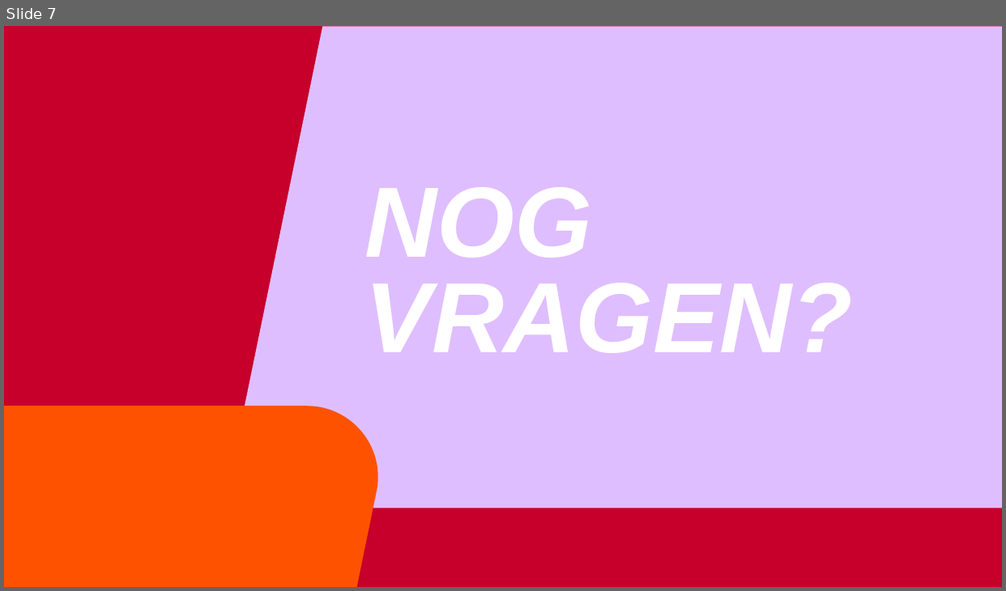
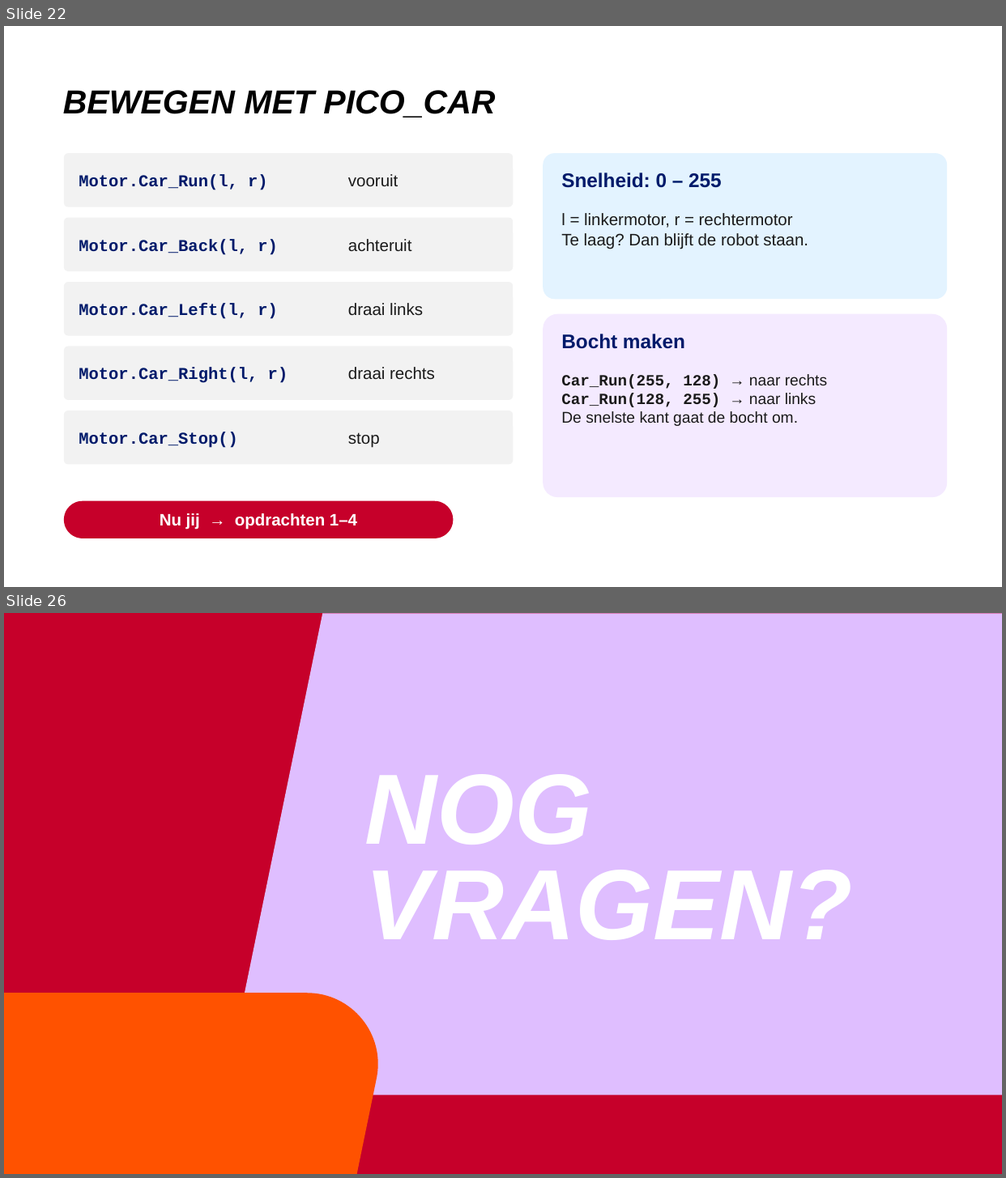
Before and after one commit to AvansMechatronica/vabokCursusRoboticaMetPython, a slide deck: presentaties/les3.pptx. Shown one above the other, each under a label of ours: slide 7 before the commit, slides 22 and 26 after it; the slides between them are not shown. The pictures are 1006x591 and 1006x1178 pixels, drawn with LibreOffice and Linux fonts; fonts in the diff are those of the drawing; background and template pictures are left out. Boxes give left, top, right and bottom in pixels: in the first picture for what was removed or moved away, otherwise in the second. Text is boxed around its words. In the diff, an @@ line names an element or a change of style, - is before the commit and + after.

```diff
--- a/presentaties/les3.pptx
+++ b/presentaties/les3.pptx
@@ slide 22 added at [4, 26, 1002, 587], background #FFFFFF @@
@@ title added at [63, 90, 495, 118], 32 pt, text #000000, bold, italic @@
+BEWEGEN MET PICO_CAR
@@ rounded rectangle added at [64, 153, 513, 207], fill #F2F2F2 @@
@@ rounded rectangle added at [543, 153, 948, 299], fill #E3F3FF @@
@@ text added at [79, 174, 268, 190], 16 pt, text #001A6A, bold @@
+Motor.Car_Run(l, r)
@@ text added at [348, 174, 398, 186], 16 pt, text #1A1A1A @@
+vooruit
@@ text added at [561, 173, 722, 188], 19 pt, text #001A6A, bold @@
+Snelheid: 0 – 255
@@ rounded rectangle added at [64, 218, 513, 271], fill #F2F2F2 @@
@@ text added at [561, 213, 808, 250], 16 pt, text #1A1A1A @@
+l = linkermotor, r = rechtermotor
+Te laag? Dan blijft de robot staan.
@@ text added at [79, 239, 278, 255], 16 pt, text #001A6A, bold @@
+Motor.Car_Back(l, r)
@@ text added at [348, 239, 411, 251], 16 pt, text #1A1A1A @@
+achteruit
@@ rounded rectangle added at [64, 282, 513, 336], fill #F2F2F2 @@
@@ text added at [79, 303, 278, 319], 16 pt, text #001A6A, bold @@
+Motor.Car_Left(l, r)
@@ text added at [348, 303, 423, 315], 16 pt, text #1A1A1A @@
+draai links
@@ rounded rectangle added at [543, 314, 948, 497], fill #F4EAFF @@
@@ text added at [561, 334, 685, 349], 19 pt, text #001A6A, bold @@
+Bocht maken
@@ rounded rectangle added at [64, 347, 513, 400], fill #F2F2F2 @@
@@ text added at [79, 368, 288, 383], 16 pt, text #001A6A, bold @@
+Motor.Car_Right(l, r)
@@ text added at [348, 367, 435, 379], 16 pt, text #1A1A1A @@
+draai rechts
@@ text added at [561, 374, 827, 426], 15 pt, text #1A1A1A @@
+Car_Run(255, 128) → naar rechts
+Car_Run(128, 255) → naar links
+De snelste kant gaat de bocht om.
@@ rounded rectangle added at [64, 411, 513, 465], fill #F2F2F2 @@
@@ text added at [79, 432, 238, 448], 16 pt, text #001A6A, bold @@
+Motor.Car_Stop()
@@ text added at [348, 433, 380, 448], 16 pt, text #1A1A1A @@
+stop
@@ rounded rectangle added at [64, 501, 454, 539], fill #C6002A, 16 pt, text #FFFFFF, bold @@
+Nu jij → opdrachten 1–4
@@ what was slide 7 is now slide 26 @@
```
Also in this commit, not shown: 23 other slides added, 5 slides removed, 11 other files.
